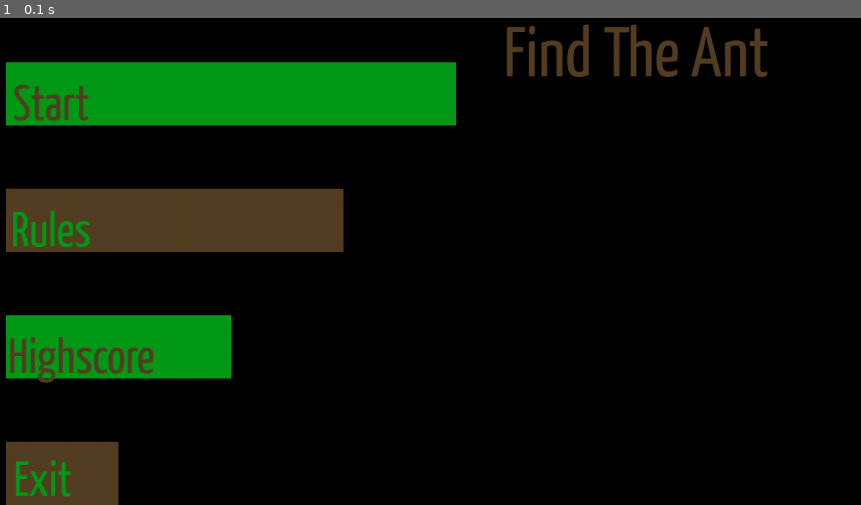
Above: before the commit, frame 1.
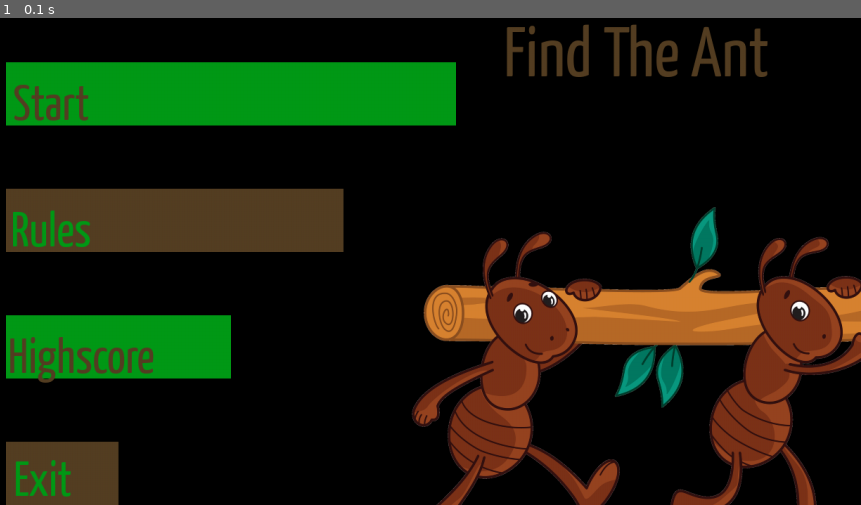
Above: after the commit, the same moment.

Repository: hs18582/Find-The-Ant
Game: pygame game, started from FindTheAnt.py
Same seed, same stepped clock (60 frames per second), same inputs: the game is played once before the commit and once after it.
Inputs:
- Up to frame 1 (0.1 s): no input

The runs differ from the first frame. In frame 1, 14% of the frame differs, in the area x 47-100%, y 38-100%.

Commit message:
Adding a ant image to make the menu page friendly

Diff:
--- a/FindTheAnt.py
+++ b/FindTheAnt.py
@@ -1,8 +1,6 @@
 from Entity import *
 from pygame.locals import *
 import sys
-
-
 
 class Game:
     pass
@@ -21,7 +19,8 @@
 
     while True:
 
-        screen.fill((0, 0, 0))
+        screen.fill(black)
+        ant = pygame.image.load('Images/antMain.png')
 
         writeText("Find The Ant", fontTitle, brown, screen, 3 * screen.get_width() / 4, screen.get_height() / 20)
         mx, my = pygame.mouse.get_pos()
@@ -67,6 +66,8 @@
         pygame.draw.rect(screen, brown, Quit)
         writeText("Exit", fontSmall, green, screen, screen.get_width() / 11, screen.get_height() / 1.1)
 
+        screen.blit(ant, (screen.get_width() / 2, (screen.get_height() / 8) + screen.get_height() / 3.5))
+
         pygame.display.update()
         mainClock.tick(60)
 
